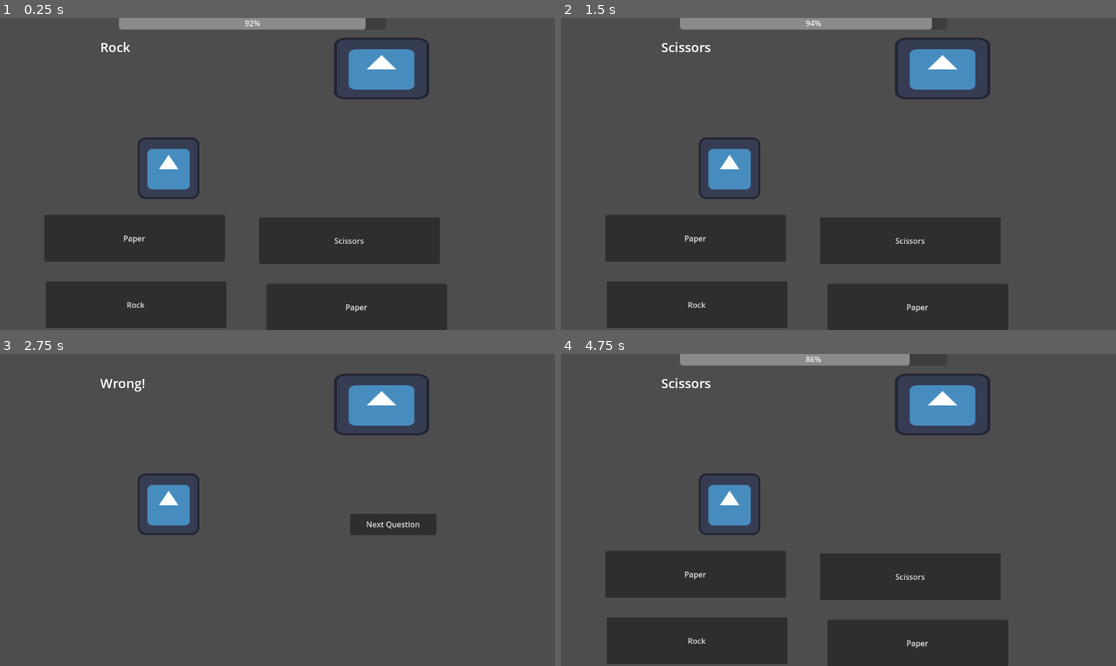
Above: before the commit, frames 1-4 (two rows, left to right).
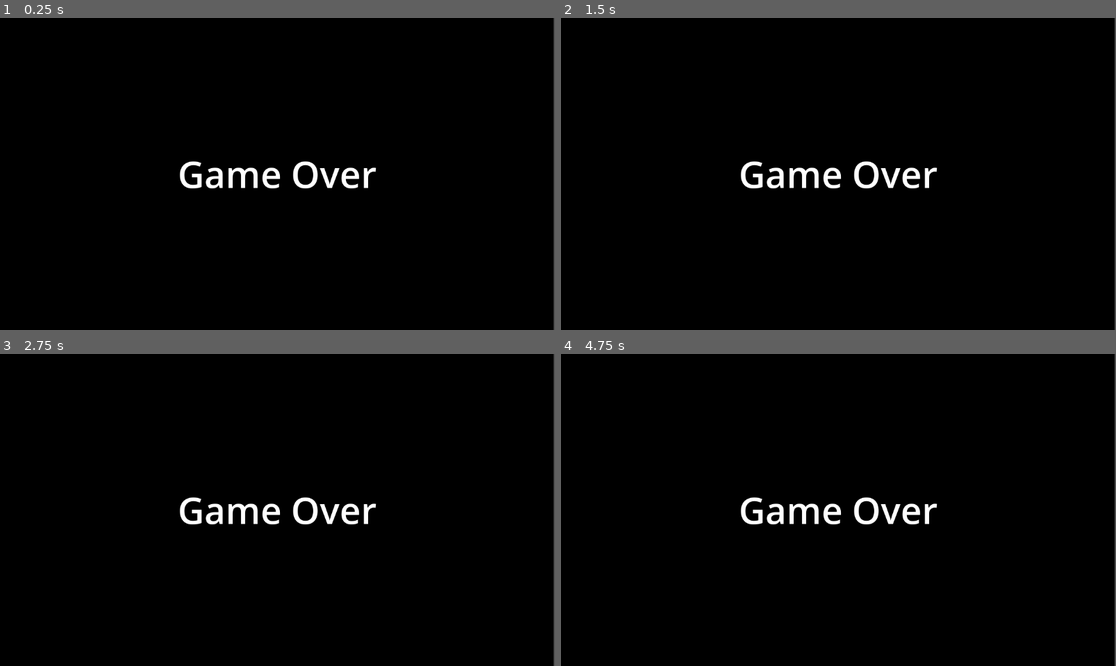
Above: after the commit, the same moments.

Repository: S1lv3rn/GGJ2024
Game: Godot game, scene res://joke_game.tscn
Same seed, same stepped clock (60 frames per second), same inputs: the game is played once before the commit and once after it. The engine's default icon, where the game draws it, is replaced by a stand-in: a white triangle on a blue panel in a dark square.
Inputs (mouse positions are in pixels of both pictures, inside the frame that each line leads up to):
- Up to frame 1 (0.25 s): no input
- Up to frame 2 (1.5 s): click "Paper" at 0.5 s; click (955, 189) at 1.25 s, where only the run before the commit has a clickable "Next Question"
- Up to frame 3 (2.75 s): click "Scissors" at 2 s
- Up to frame 4 (4.75 s): click (955, 525) at 2.75 s, where only the run before the commit has a clickable "Next Question"; click (699, 641) at 3.5 s, where only the run before the commit has a clickable "Rock"; click "Next Question" at 4.25 s

The runs differ from the first frame. In frame 1, 100% of the frame differs, in the area x 0-100%, y 0-100%; in frame 2, 100%; in frame 3, 100%; in frame 4, 100%.

Commit message:
New game over screen

Diff:
--- a/joke_game.tscn
+++ b/joke_game.tscn
@@ -6,6 +6,9 @@
 
 [sub_resource type="LabelSettings" id="LabelSettings_e5icx"]
 font_size = 27
+
+[sub_resource type="LabelSettings" id="LabelSettings_gx6q1"]
+font_size = 76
 
 [node name="JokeGame" type="Node2D"]
 script = ExtResource("1_1bnnc")
@@ -89,6 +92,31 @@
 offset_bottom = 158.0
 script = ExtResource("3_x5res")
 
+[node name="GameOver" type="CanvasLayer" parent="."]
+unique_name_in_owner = true
+
+[node name="ColorRect" type="ColorRect" parent="GameOver"]
+offset_right = 1149.0
+offset_bottom = 648.0
+color = Color(0, 0, 0, 1)
+
+[node name="Label" type="Label" parent="GameOver"]
+anchors_preset = 8
+anchor_left = 0.5
+anchor_top = 0.5
+anchor_right = 0.5
+anchor_bottom = 0.5
+offset_left = -274.0
+offset_top = -68.0
+offset_right = 274.0
+offset_bottom = 68.0
+grow_horizontal = 2
+grow_vertical = 2
+text = "Game Over"
+label_settings = SubResource("LabelSettings_gx6q1")
+horizontal_alignment = 1
+vertical_alignment = 1
+
 [connection signal="pressed" from="Button1" to="." method="_on_button_1_pressed"]
 [connection signal="pressed" from="Button2" to="." method="_on_button_2_pressed"]
 [connection signal="pressed" from="Button3" to="." method="_on_button_3_pressed"]
Not shown: 1 places in joke_game.tscn that only renumber resources
